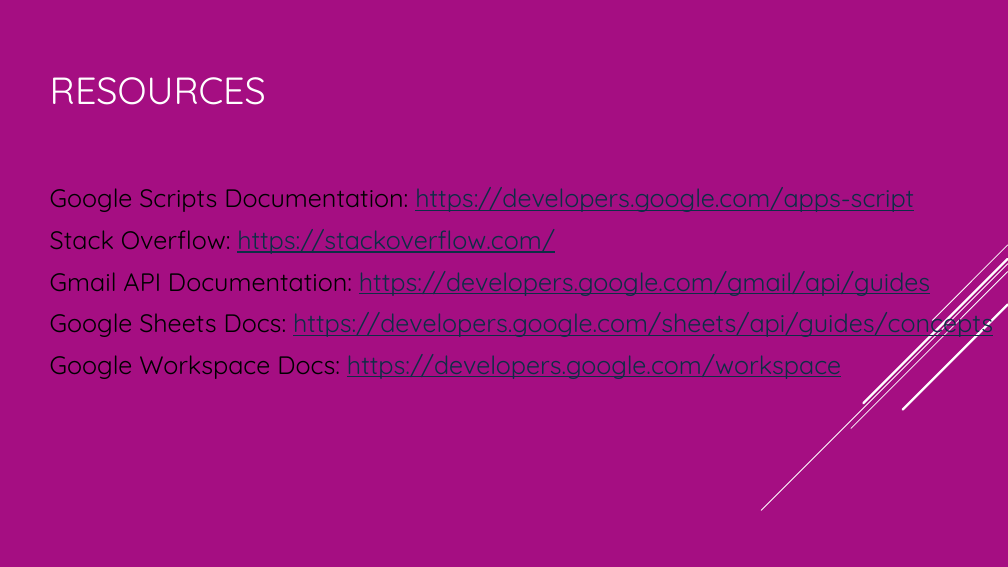
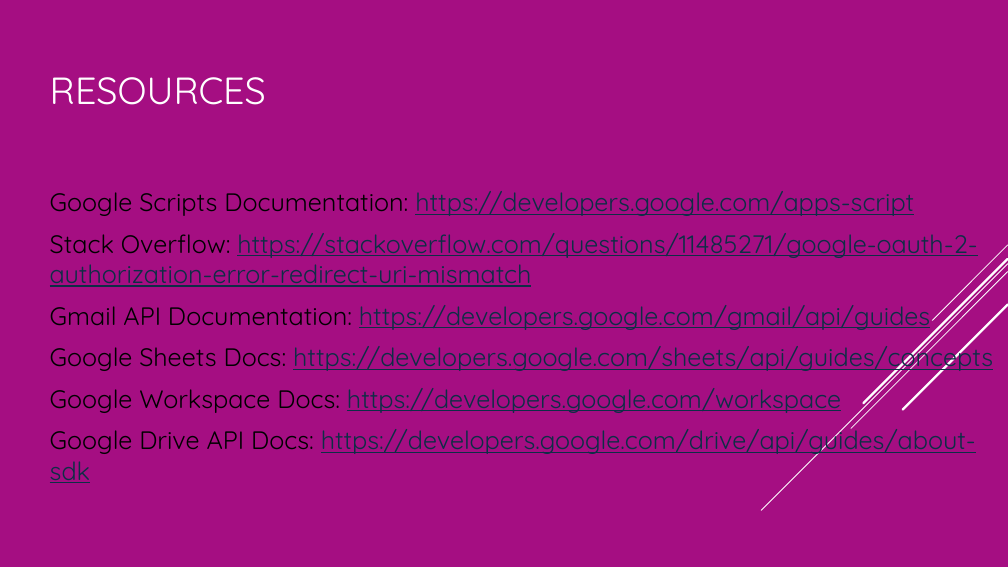
Before and after one commit to shelbywom/Capstone, a slide deck: slide 7 of Presentation/Email and Roster Manager.pptx. Drawn at 1008x567 pixels with LibreOffice and Linux fonts; fonts in the diff are those of the drawing. Boxes give left, top, right and bottom in pixels: in the first picture for what was removed or moved away, otherwise in the second. Text is boxed around its words. In the diff, an @@ line names an element or a change of style, - is before the commit and + after.

```diff
--- a/Presentation/Email and Roster Manager.pptx
+++ b/Presentation/Email and Roster Manager.pptx
@@ text at (50,233,977,287): text changed @@
-Stack Overflow: https://stackoverflow.com/
+Stack Overflow: https://stackoverflow.com/questions/11485271/google-oauth-2-authorization-error-redirect-uri-mismatch
@@ text at (50,423,976,483): paragraph added @@
+Google Drive API Docs: https://developers.google.com/drive/api/guides/about-sdk
```
Also in this commit, not shown: 1 other file.
